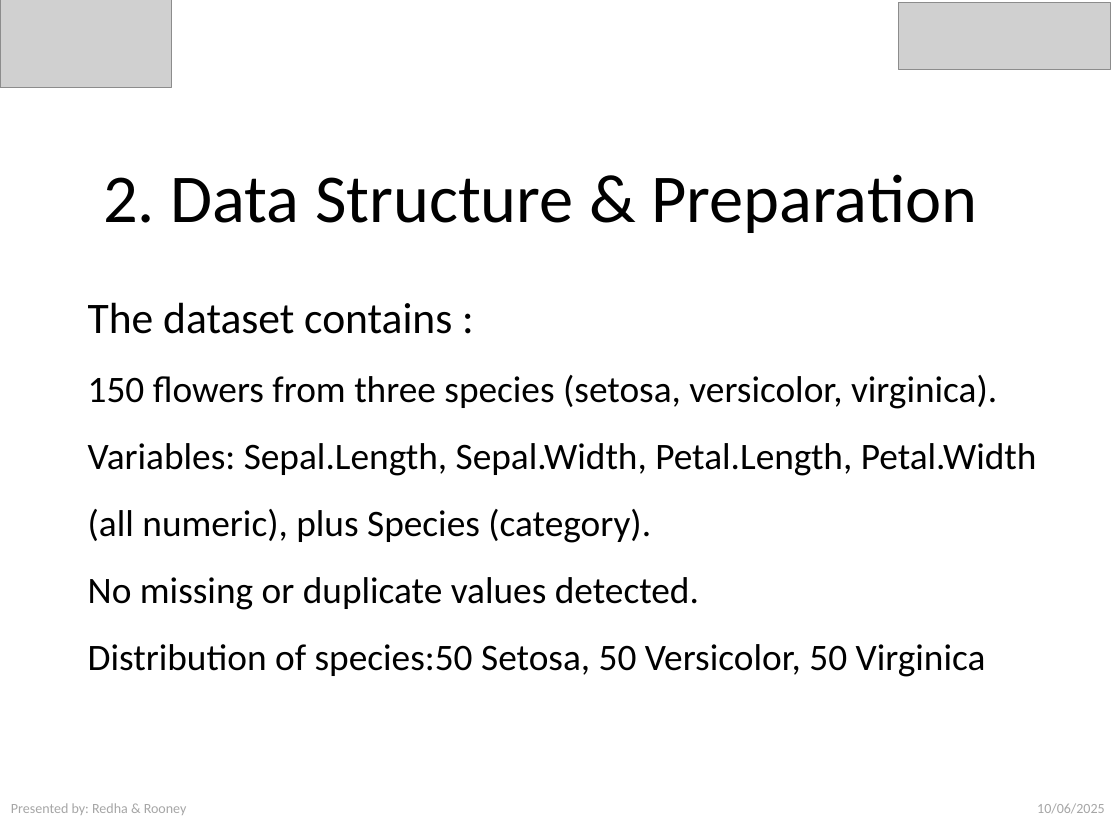
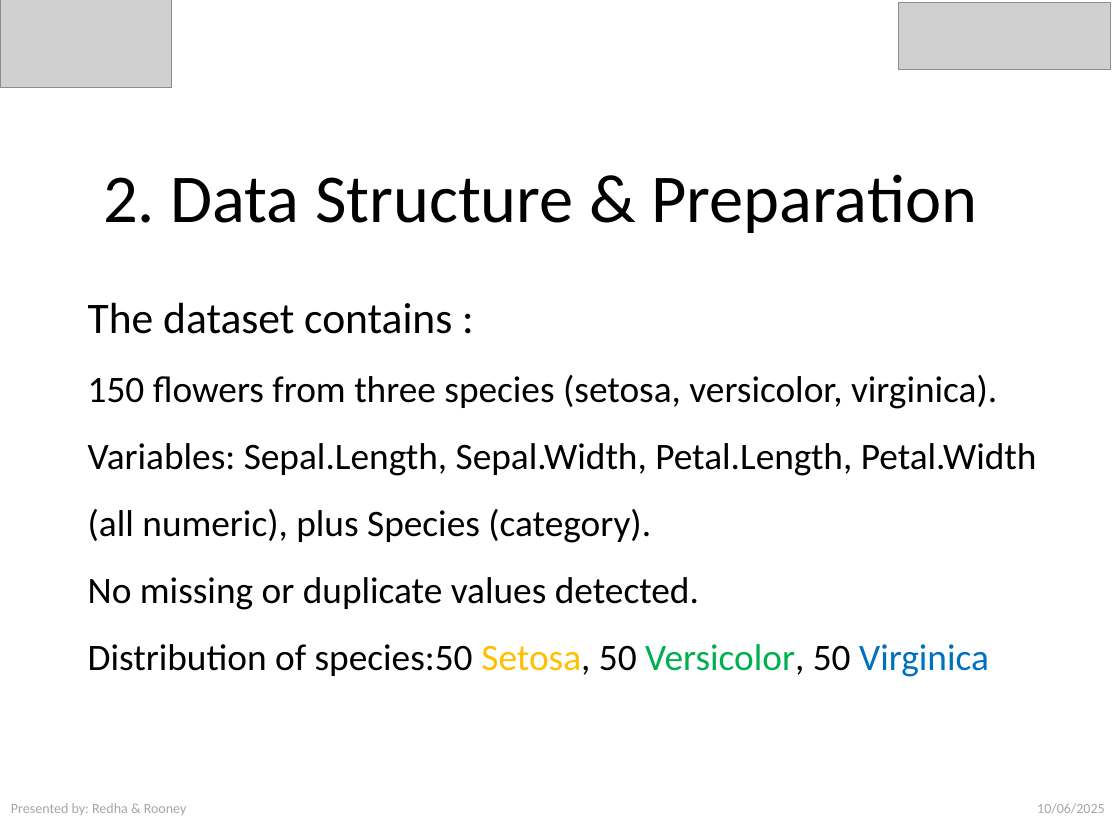
Before and after one commit to RedhaAGGOUN/Botanica-iris, a slide deck: slide 4 of Botanica_Iris_Analysis_Presentation.pptx. Drawn at 1120x840 pixels with LibreOffice and Linux fonts; fonts in the diff are those of the drawing; grey boxes stand for pictures. Boxes give left, top, right and bottom in pixels: in the first picture for what was removed or moved away, otherwise in the second. Text is boxed around its words. In the diff, an @@ line names an element or a change of style, - is before the commit and + after.

```diff
--- a/Botanica_Iris_Analysis_Presentation.pptx
+++ b/Botanica_Iris_Analysis_Presentation.pptx
@@ text at [88,644,989,677]: text colour #000000 to #FFC000 in "Setosa,"; text colour #000000 to #00B050 in "Versicolor,"; text colour #000000 to #0070C0 in "Virginica" @@
```
Also in this commit, not shown: 12 other slides changed, 2 slides added.
